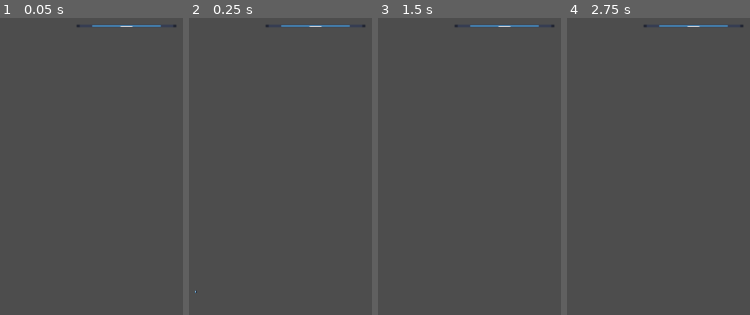
Above: before the commit, frames 1-4 (left to right).
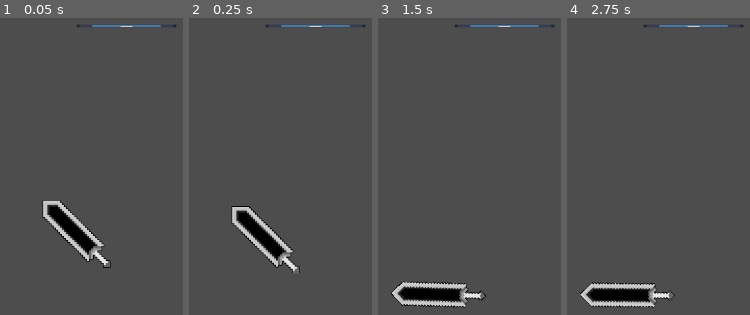
Above: after the commit, the same moments.

Repository: AlexYam94/GameOff_2023_Scale
Game: Godot game, scene res://Scenes/BaseScene.tscn
The game is run twice, just before and just after one commit, with the same random seed, the same clock (stepped at 60 frames per second) and the same inputs. The engine's default icon, where the game draws it, is replaced by a stand-in: a white triangle on a blue panel in a dark square.
Inputs (mouse positions are in pixels of both pictures, inside the frame that each line leads up to):
- Up to frame 1 (0.05 s): no input
- Up to frame 2 (0.25 s): no input
- Up to frame 3 (1.5 s): drag from (383, 297) to (454, 89) at 0.52 s; drag from (outside the picture) to (553, 89) at 1.27 s
- Up to frame 4 (2.75 s): tap Enter at 2 s; move the mouse to (outside the picture) at 2.02 s; click (outside the picture) at 2.17 s

The runs differ from the first frame. In frame 1, 3.2% of the frame differs, in the area x 22-61%, y 61-85%; in frame 2, 3.2%, in the area x 3-61%, y 63-93%; in frame 3, 3.2%; in frame 4, 3.1%.
Error before the commit: Invalid assignment of property or key 'visibility' with value of type 'bool' on a base object of type 'Sprite2D'. (res://Scripts/DragAndDrop.gd:28)

Commit message:
Add DragonSlayer

Diff:
--- a/Materials/OutlineMaterial.tres
+++ b/Materials/BlackOutlineMaterial.tres
@@ -1,11 +1,11 @@
 [gd_resource type="ShaderMaterial" load_steps=2 format=3 uid="uid://x834ubcrmjgq"]
 
-[ext_resource type="Shader" path="res://Shaders/Outline.gdshader" id="1_uh1gg"]
+[ext_resource type="Shader" path="res://Shaders/Outline.gdshader" id="1_3vara"]
 
 [resource]
-shader = ExtResource("1_uh1gg")
+shader = ExtResource("1_3vara")
 shader_parameter/color = Color(0, 0, 0, 1)
-shader_parameter/width = 1.0
+shader_parameter/width = 3.0
 shader_parameter/pattern = 0
 shader_parameter/inside = false
 shader_parameter/add_margins = true
--- a/Materials/SawTransitionMaterial.tres
+++ b/Materials/SawTransitionMaterial.tres
@@ -5,11 +5,11 @@
 [resource]
 shader = ExtResource("1_ixnd3")
 shader_parameter/saw_b_shift = 0.5
-shader_parameter/saw_a_interval = 1.0
-shader_parameter/saw_b_interval = 1.0
+shader_parameter/saw_a_interval = 0.2
+shader_parameter/saw_b_interval = 0.1
 shader_parameter/saw_a_scale = 0.5
 shader_parameter/saw_b_scale = 0.5
 shader_parameter/uv_scale = Vector2(1, 8)
 shader_parameter/color = Color(0, 0, 0, 1)
-shader_parameter/fadeValue = 0.865
+shader_parameter/fadeValue = 0.045
 shader_parameter/left = -1.0
--- /dev/null
+++ b/Materials/WhiteOutlineMaterial.tres
@@ -0,0 +1,12 @@
+[gd_resource type="ShaderMaterial" load_steps=2 format=3 uid="uid://bklqowmll1yia"]
+
+[ext_resource type="Shader" path="res://Shaders/Outline.gdshader" id="1_j5qj3"]
+
+[resource]
+shader = ExtResource("1_j5qj3")
+shader_parameter/color = Color(1, 1, 1, 1)
+shader_parameter/width = 3.0
+shader_parameter/pattern = 0
+shader_parameter/inside = false
+shader_parameter/add_margins = true
+shader_parameter/number_of_images = Vector2(1, 1)
--- /dev/null
+++ b/Scenes/Objects/dragonSlayer.tscn
@@ -0,0 +1,82 @@
+[gd_scene load_steps=11 format=3 uid="uid://cjumqdexv0tln"]
+
+[ext_resource type="Script" path="res://Scripts/DragAndDrop.gd" id="1_mgsrs"]
+[ext_resource type="PackedScene" uid="uid://deid5dwnia2h5" path="res://Scenes/hitEffect.tscn" id="2_eposh"]
+[ext_resource type="Texture2D" uid="uid://dg46b8c63fnbh" path="res://Arts/Guts Dragon Slayer.png" id="3_jwviu"]
+[ext_resource type="Texture2D" uid="uid://drfviugoc8ggs" path="res://icon.svg" id="3_segch"]
+[ext_resource type="Material" uid="uid://x834ubcrmjgq" path="res://Materials/BlackOutlineMaterial.tres" id="3_u3d3a"]
+
+[sub_resource type="PhysicsMaterial" id="PhysicsMaterial_tb51x"]
+rough = true
+
+[sub_resource type="RectangleShape2D" id="RectangleShape2D_26xdl"]
+size = Vector2(11.3251, 30.4104)
+
+[sub_resource type="SegmentShape2D" id="SegmentShape2D_0suvb"]
+a = Vector2(-4.84371, -14.5393)
+b = Vector2(0.860004, -20.1489)
+
+[sub_resource type="SegmentShape2D" id="SegmentShape2D_jmmii"]
+a = Vector2(5.05544, -14.457)
+b = Vector2(-0.554161, -20.1607)
+
+[sub_resource type="SegmentShape2D" id="SegmentShape2D_u5v6v"]
+a = Vector2(-0.14704, 15.9064)
+b = Vector2(-0.21762, 24.3914)
+
+[node name="DragonSlayer" type="RigidBody2D" node_paths=PackedStringArray("collisionShape", "directionAndVelocityIndicator") groups=["pickable"]]
+disable_mode = 2
+collision_layer = 2
+collision_mask = 2
+input_pickable = true
+mass = 50.0
+physics_material_override = SubResource("PhysicsMaterial_tb51x")
+gravity_scale = 0.1
+continuous_cd = 1
+max_contacts_reported = 10
+contact_monitor = true
+angular_damp = 30.606
+script = ExtResource("1_mgsrs")
+stopDistance = 1.0
+distanceDecayFactor = 40.0
+velocityDecayValue = 1.0
+nonFacingCursorFactor = 2.0
+collisionShape = NodePath("CollisionShape2D")
+contactEffect = ExtResource("2_eposh")
+directionAndVelocityIndicator = NodePath("Indicator")
+
+[node name="CollisionShape2D" type="CollisionShape2D" parent="."]
+position = Vector2(3.76241, -1.25842)
+rotation = -0.793716
+shape = SubResource("RectangleShape2D_26xdl")
+
+[node name="CollisionShape2D2" type="CollisionShape2D" parent="."]
+position = Vector2(3.76241, -1.25842)
+rotation = -0.793716
+shape = SubResource("SegmentShape2D_0suvb")
+
+[node name="CollisionShape2D3" type="CollisionShape2D" parent="."]
+position = Vector2(3.76241, -1.25842)
+rotation = -0.793716
+shape = SubResource("SegmentShape2D_jmmii")
+
+[node name="CollisionShape2D4" type="CollisionShape2D" parent="."]
+position = Vector2(3.76241, -1.25842)
+rotation = -0.793716
+shape = SubResource("SegmentShape2D_u5v6v")
+
+[node name="Sprite" type="Sprite2D" parent="."]
+material = ExtResource("3_u3d3a")
+position = Vector2(5, 0)
+scale = Vector2(0.1, 0.1)
+texture = ExtResource("3_jwviu")
+
+[node name="Indicator" type="Sprite2D" parent="."]
+position = Vector2(4, -1)
+scale = Vector2(0.1, 0.01)
+texture = ExtResource("3_segch")
+offset = Vector2(50, 0)
+
+[connection signal="body_entered" from="." to="." method="_on_body_entered"]
+[connection signal="body_exited" from="." to="." method="_on_body_exited"]
+[connection signal="input_event" from="." to="." method="_on_input_event"]
--- a/Scenes/weight.tscn
+++ b/Scenes/Objects/weight.tscn
@@ -1,8 +1,8 @@
 [gd_scene load_steps=6 format=3 uid="uid://dsyhmmvxevwih"]
 
-[ext_resource type="Script" path="res://Scripts/DragAndDrop.gd" id="1_tgghu"]
-[ext_resource type="Texture2D" uid="uid://drfviugoc8ggs" path="res://icon.svg" id="2_0kolw"]
-[ext_resource type="PackedScene" uid="uid://deid5dwnia2h5" path="res://Scenes/hitEffect.tscn" id="2_vvtop"]
+[ext_resource type="Script" path="res://Scripts/DragAndDrop.gd" id="1_frnxq"]
+[ext_resource type="PackedScene" uid="uid://deid5dwnia2h5" path="res://Scenes/hitEffect.tscn" id="2_jdjkr"]
+[ext_resource type="Texture2D" uid="uid://drfviugoc8ggs" path="res://icon.svg" id="3_1ji8i"]
 
 [sub_resource type="PhysicsMaterial" id="PhysicsMaterial_tb51x"]
 rough = true
@@ -15,20 +15,20 @@
 collision_layer = 2
 collision_mask = 2
 input_pickable = true
+mass = 2.0
 physics_material_override = SubResource("PhysicsMaterial_tb51x")
 gravity_scale = 0.1
 continuous_cd = 1
 max_contacts_reported = 10
 contact_monitor = true
 angular_damp = 30.606
-script = ExtResource("1_tgghu")
-force = 3000.0
-stopDistance = 100.0
-distanceDecayFactor = 40.0
-velocityDecayValue = 1.5
-nonFacingCursorFactor = 2.0
+script = ExtResource("1_frnxq")
+force = 1000.0
+stopDistance = 1.0
+distanceDecayFactor = 2.0
+velocityDecayValue = 1.0
 collisionShape = NodePath("CollisionShape2D")
-contactEffect = ExtResource("2_vvtop")
+contactEffect = ExtResource("2_jdjkr")
 directionAndVelocityIndicator = NodePath("Sprite2D")
 
 [node name="CollisionShape2D" type="CollisionShape2D" parent="."]
--- a/Scenes/hitEffect.tscn
+++ b/Scenes/hitEffect.tscn
@@ -1,7 +1,7 @@
 [gd_scene load_steps=11 format=3 uid="uid://deid5dwnia2h5"]
 
 [ext_resource type="Script" path="res://Scripts/HitEffect.gd" id="1_y0hvw"]
-[ext_resource type="Material" uid="uid://x834ubcrmjgq" path="res://Materials/OutlineMaterial.tres" id="2_ohvj3"]
+[ext_resource type="Material" uid="uid://x834ubcrmjgq" path="res://Materials/BlackOutlineMaterial.tres" id="2_f5xml"]
 [ext_resource type="Texture2D" uid="uid://c46o3le2xaopt" path="res://Arts/CollideEffect.png" id="2_rf7hr"]
 
 [sub_resource type="AtlasTexture" id="AtlasTexture_7epl3"]
@@ -60,7 +60,7 @@
 duration = 0.3
 
 [node name="AnimatedSprite2D" type="AnimatedSprite2D" parent="."]
-material = ExtResource("2_ohvj3")
+material = ExtResource("2_f5xml")
 sprite_frames = SubResource("SpriteFrames_fq42t")
 autoplay = "default"
 frame = 5
--- a/Scenes/level1.tscn
+++ b/Scenes/level1.tscn
@@ -1,7 +1,8 @@
-[gd_scene load_steps=6 format=3 uid="uid://i1qwhe5h610m"]
+[gd_scene load_steps=7 format=3 uid="uid://i1qwhe5h610m"]
 
+[ext_resource type="PackedScene" uid="uid://cjumqdexv0tln" path="res://Scenes/Objects/dragonSlayer.tscn" id="2_b04qo"]
 [ext_resource type="PackedScene" uid="uid://tpk7kc2i4gsq" path="res://Scenes/scale.tscn" id="2_r8ljl"]
-[ext_resource type="PackedScene" uid="uid://dsyhmmvxevwih" path="res://Scenes/weight.tscn" id="5_p7brq"]
+[ext_resource type="PackedScene" uid="uid://dsyhmmvxevwih" path="res://Scenes/Objects/weight.tscn" id="3_7jmg6"]
 
 [sub_resource type="PhysicsMaterial" id="PhysicsMaterial_ap8b7"]
 
@@ -15,22 +16,6 @@
 
 [node name="Scale" parent="." instance=ExtResource("2_r8ljl")]
 position = Vector2(0, -16)
-
-[node name="Weight" parent="." instance=ExtResource("5_p7brq")]
-position = Vector2(-58, 93)
-collision_layer = 4
-collision_mask = 4
-can_sleep = false
-stopDistance = 3.0
-
-[node name="Weight2" parent="." instance=ExtResource("5_p7brq")]
-process_mode = 4
-visible = false
-position = Vector2(58, 95)
-collision_layer = 4
-collision_mask = 4
-can_sleep = false
-stopDistance = 3.0
 
 [node name="Wall" type="RigidBody2D" parent="."]
 position = Vector2(2, 105)
@@ -76,4 +61,18 @@
 position = Vector2(0, 2)
 shape = SubResource("RectangleShape2D_p3kyc")
 
+[node name="Weight" parent="." instance=ExtResource("3_7jmg6")]
+position = Vector2(29, 30)
+mass = 5.0
+distanceDecayFactor = 40.0
+
+[node name="Weight2" parent="." instance=ExtResource("3_7jmg6")]
+position = Vector2(43, 65)
+mass = 5.0
+distanceDecayFactor = 40.0
+
+[node name="DragonSlayer" parent="." instance=ExtResource("2_b04qo")]
+position = Vector2(-29, 68)
+mass = 10.0
+
 [editable path="Scale"]
--- a/Scripts/DragAndDrop.gd
+++ b/Scripts/DragAndDrop.gd
@@ -25,7 +25,7 @@
 var originScale : Vector2
 
 func _ready():
-	directionAndVelocityIndicator.visibility = false
+	directionAndVelocityIndicator.visible = false
 	for node in get_tree().get_nodes_in_group("pickable"):
 		node.clicked.connect(_on_pickable_clicked)
 	originScale = directionAndVelocityIndicator.scale
@@ -54,21 +54,20 @@
 
 
 	directionAndVelocityIndicator.scale.x = min(maxDirectionAndVelocityIndicatorScale, max(originScale.x, originScale.x + abs(linear_velocity.x + linear_velocity.y) / directionAndVelocityIndicatorScaleDivider))
-	print(directionAndVelocityIndicator.scale.x)
 
 
 func pickup():
 	if held:
 		return
 	SignalManager.emit_signal(SignalManager.grappingObjectSignal)
-	directionAndVelocityIndicator.visibility = true
+	directionAndVelocityIndicator.visible = true
 	gravity_scale = 0
 	held = true
 
 func drop(impulse=Vector2.ZERO):
 	if held:
 		SignalManager.emit_signal(SignalManager.releaseObjectSignal)
-		directionAndVelocityIndicator.visibility = false
+		directionAndVelocityIndicator.visible = false
 		gravity_scale = 1
 		held = false
 
--- a/Shaders/SawTransition.gdshader
+++ b/Shaders/SawTransition.gdshader
@@ -28,7 +28,7 @@
 
 void fragment( )
 {
-	float right = fadeValue;
+	float right = fadeValue - 0.25;
 	vec2 scaled_uv = UV * uv_scale;
 	float saw_a = calc_saw( scaled_uv.y, saw_a_interval, saw_a_scale );
 	float saw_b = calc_saw( scaled_uv.y + saw_b_shift, saw_b_interval, saw_b_scale );
Binary file added: Arts/Guts Dragon Slayer.png
Not shown, added: Arts/Guts Dragon Slayer.png.import
Binary file added: Aseprite/Cloud Buster Sword.aseprite
Binary file added: Aseprite/Guts Dragon Slayer.aseprite
Binary file added: Aseprite/metroid samus gun.aseprite
Not shown: 1 places in Scenes/Objects/weight.tscn that only renumber resources
